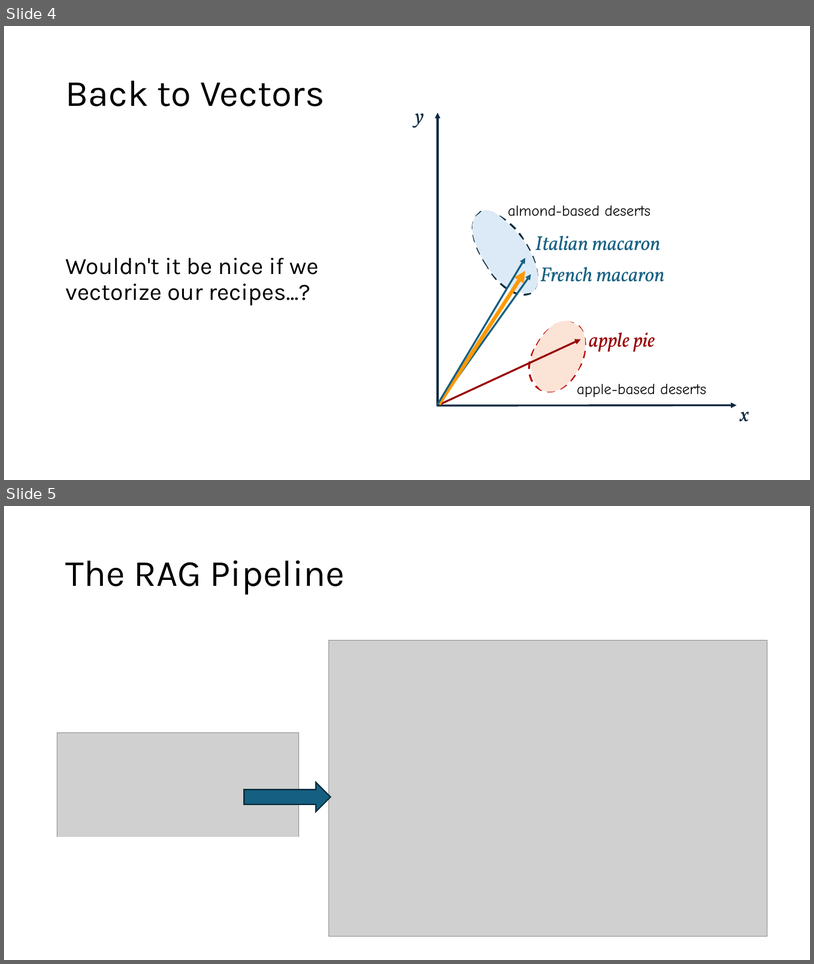
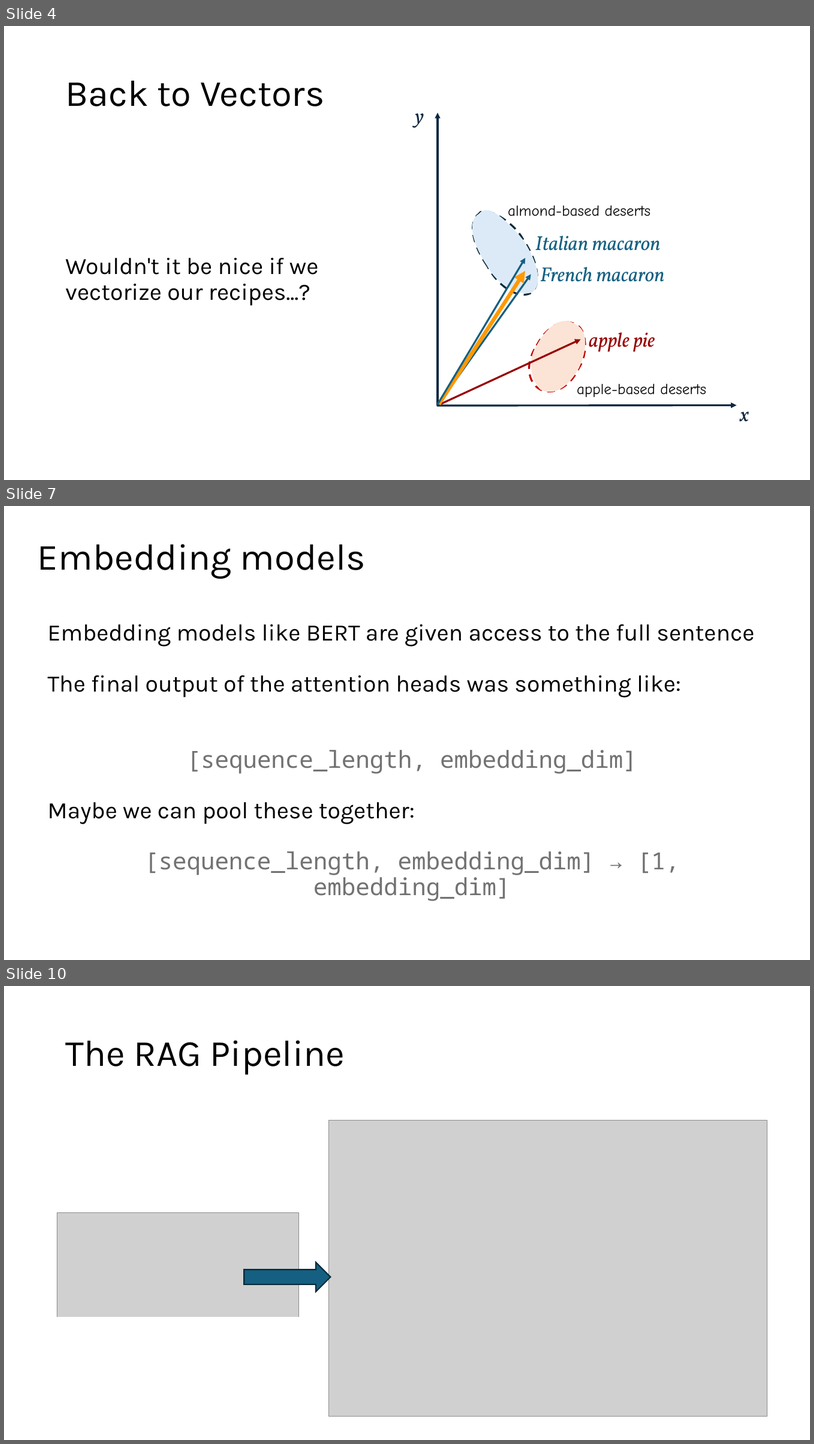
Before and after one commit to acceleratescience/large-language-models, a slide deck: slides/9-rag.pptx. Shown one above the other, each under a label of ours: slides 4 and 5 before the commit, slides 4, 7 and 10 after it; the slides between them are not shown. The pictures are 814x964 and 814x1444 pixels, drawn with LibreOffice and Linux fonts; fonts in the diff are those of the drawing; grey boxes stand for pictures. Boxes give left, top, right and bottom in pixels: in the first picture for what was removed or moved away, otherwise in the second. Text is boxed around its words. In the diff, an @@ line names an element or a change of style, - is before the commit and + after.

```diff
--- a/slides/9-rag.pptx
+++ b/slides/9-rag.pptx
@@ slide 7 added at (4,506,810,960), background #FFFFFF @@
@@ title added at (38,544,366,579), 44 pt, text #000000 @@
+Embedding models
@@ text added at (48,624,755,901), 28 pt, text #000000 @@
+Embedding models like BERT are given access to the full sentence
+The final output of the attention heads was something like:
+[sequence_length, embedding_dim]
+Maybe we can pool these together:
+[sequence_length, embedding_dim] → [1, embedding_dim]
@@ what was slide 5 is now slide 10 @@
```
Also in this commit, not shown: 6 other slides added, 4 other files.
